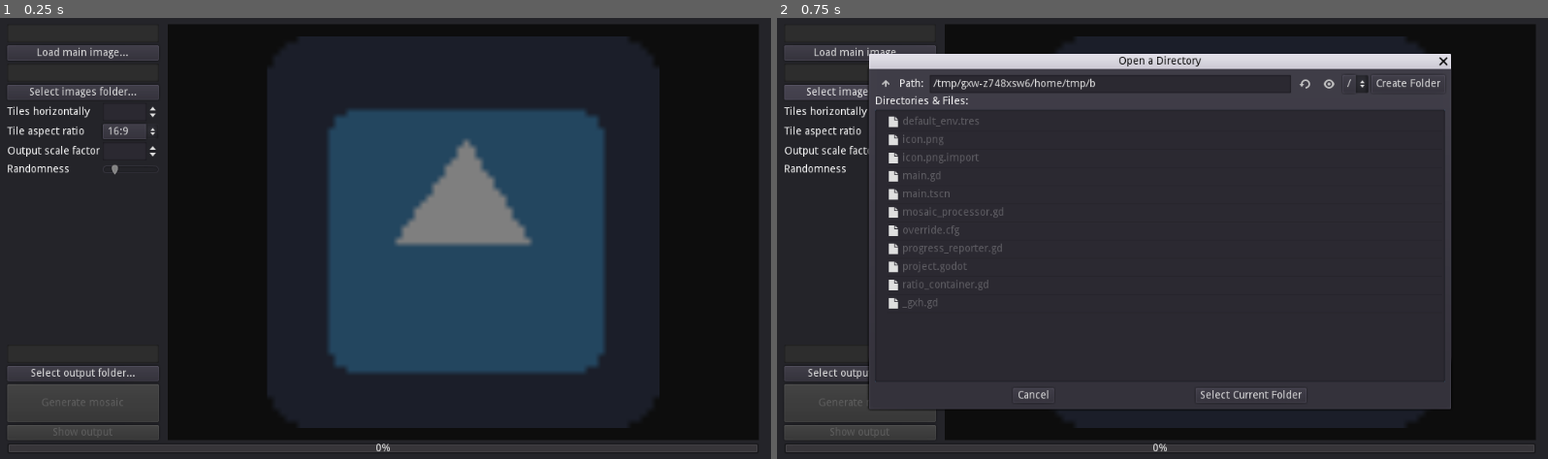
Above: before the commit, frames 1-2 (left to right).
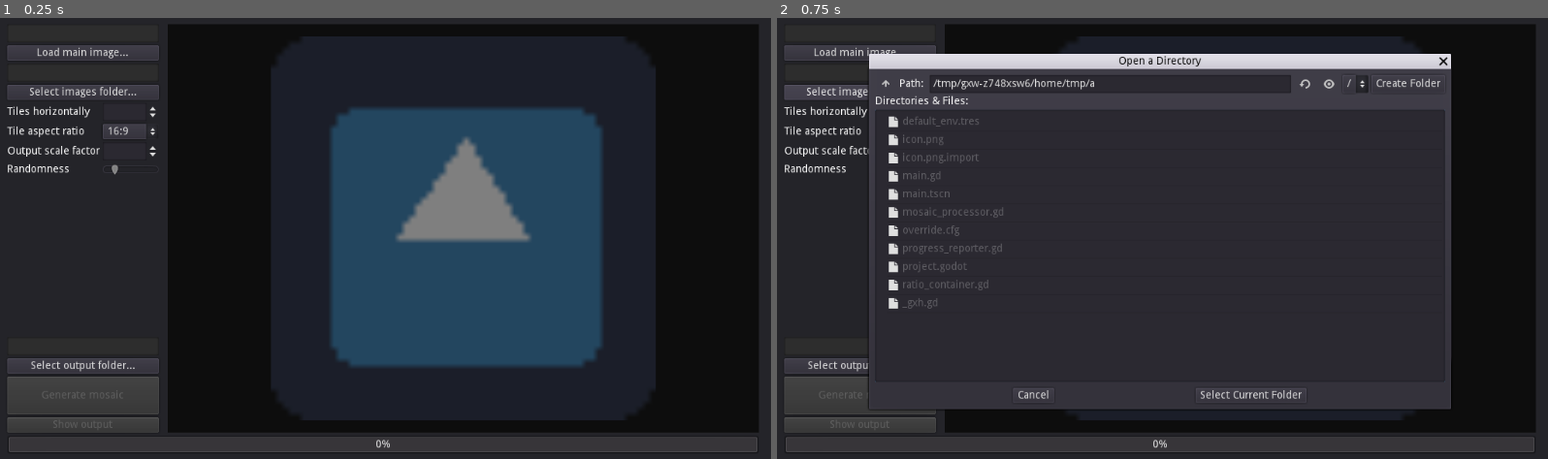
Above: after the commit, the same moments.

Repository: Zylann/mosaic
Game: Godot game, scene res://main.tscn
The game is run twice, just before and just after one commit, with the same random seed, the same clock (stepped at 60 frames per second) and the same inputs. The engine's default icon, where the game draws it, is replaced by a stand-in: a white triangle on a blue panel in a dark square.
Inputs:
- Up to frame 1 (0.25 s): no input
- Up to frame 2 (0.75 s): click "Select images folder..." at 0.5 s

The runs differ from the first frame. In frame 1, 5.1% of the frame differs, in the area x 0-99%, y 11-99%; in frame 2, 3.1%.

Commit message:
Moved mosaic processing to a thread and show progress

Diff:
--- a/main.gd
+++ b/main.gd
@@ -15,6 +15,7 @@
 onready var _show_output_button = _properties_container.get_node("ShowOutputButton")
 onready var _preview_texture = get_node("VBoxContainer/HSplitContainer/Preview/CenterContainer/TextureRect")
 onready var _preview_overlay = _preview_texture.get_node("Overlay")
+onready var _progress_bar = get_node("VBoxContainer/ProgressBar")
 
 onready var _image_dialog = get_node("ImageDialog")
 onready var _folder_dialog = get_node("FolderDialog")
@@ -24,6 +25,7 @@
 var _mosaic_images_paths = []
 var _main_image_size_cache = Vector2()
 var _adjusted_sizes_cache = null
+var _thread = null
 
 var _ratios = [
 	[16, 9],
@@ -41,6 +43,7 @@
 	_update_show_output_button()
 	_update_preview()
 	_preview_overlay.connect("draw", self, "_on_PreviewOverlay_draw")
+	_mosaic_processor.get_progress_reporter().connect("progress_reported", self, "_on_MosaicProcessor_progress_reported")
 
 
 func _on_MainImageButton_pressed():
@@ -146,21 +149,46 @@
 
 func _on_GenerateButton_pressed():
 
-	var model_image_path = _main_image_control.text.strip_edges()
-	var tiles_x = _tiles_x_control.value
-	var tile_ratio = get_selected_ratio()
-	var upscale = _upscale_control.value
-	var output_path = _output_path_control.text.strip_edges()
-	var randomness = _randomness_control.value
-
+	if _thread != null and _thread.is_active():
+		print("Thread already running")
+		return
+
+	var params = {
+		model_image_path = _main_image_control.text.strip_edges(),
+		mosaic_images_paths = _mosaic_images_paths,
+		tiles_x = _tiles_x_control.value,
+		tile_ratio = get_selected_ratio(),
+		upscale = _upscale_control.value,
+		output_path = _output_path_control.text.strip_edges(),
+		randomness = _randomness_control.value
+	}
+
+	_thread = Thread.new()
+	_thread.start(self, "_compute_mosaic_thread_func", params)
+
+
+func _compute_mosaic_thread_func(params):
+	print("Running the thing")
 	_mosaic_processor.compute_mosaic( \
-		model_image_path, \
-		_mosaic_images_paths, \
-		output_path, \
-		tiles_x, \
-		tile_ratio, \
-		upscale, \
-		randomness)
+		params.model_image_path, \
+		params.mosaic_images_paths, \
+		params.output_path, \
+		params.tiles_x, \
+		params.tile_ratio, \
+		params.upscale, \
+		params.randomness)
+	print("Finished the thing")
+	call_deferred("_thread_finished")
+
+
+# Had to do this extra bit, because `Thread.is_active()` reports true
+# even when the function has finished executing...
+func _thread_finished():
+	_thread.wait_to_finish()
+
+
+func _on_MosaicProcessor_progress_reported(percent, text):
+	_progress_bar.value = percent
 
 
 func _on_ShowOutputButton_pressed():
--- a/main.tscn
+++ b/main.tscn
@@ -40,7 +40,7 @@
 anchor_right = 0.0
 anchor_bottom = 0.0
 margin_right = 992.0
-margin_bottom = 550.0
+margin_bottom = 540.0
 rect_pivot_offset = Vector2( 0, 0 )
 rect_clip_content = false
 mouse_filter = 0
@@ -57,7 +57,7 @@
 anchor_right = 0.0
 anchor_bottom = 0.0
 margin_right = 200.0
-margin_bottom = 550.0
+margin_bottom = 540.0
 rect_pivot_offset = Vector2( 0, 0 )
 rect_clip_content = false
 mouse_filter = 1
@@ -372,7 +372,7 @@
 anchor_bottom = 0.0
 margin_top = 204.0
 margin_right = 200.0
-margin_bottom = 420.0
+margin_bottom = 410.0
 rect_pivot_offset = Vector2( 0, 0 )
 rect_clip_content = false
 mouse_filter = 0
@@ -385,9 +385,9 @@
 anchor_top = 0.0
 anchor_right = 0.0
 anchor_bottom = 0.0
-margin_top = 424.0
-margin_right = 200.0
-margin_bottom = 448.0
+margin_top = 414.0
+margin_right = 200.0
+margin_bottom = 438.0
 rect_pivot_offset = Vector2( 0, 0 )
 rect_clip_content = false
 focus_mode = 2
@@ -410,9 +410,9 @@
 anchor_top = 0.0
 anchor_right = 0.0
 anchor_bottom = 0.0
-margin_top = 452.0
-margin_right = 200.0
-margin_bottom = 472.0
+margin_top = 442.0
+margin_right = 200.0
+margin_bottom = 462.0
 rect_pivot_offset = Vector2( 0, 0 )
 rect_clip_content = false
 focus_mode = 2
@@ -433,9 +433,9 @@
 anchor_top = 0.0
 anchor_right = 0.0
 anchor_bottom = 0.0
-margin_top = 476.0
-margin_right = 200.0
-margin_bottom = 526.0
+margin_top = 466.0
+margin_right = 200.0
+margin_bottom = 516.0
 rect_min_size = Vector2( 0, 50 )
 rect_pivot_offset = Vector2( 0, 0 )
 rect_clip_content = false
@@ -457,9 +457,9 @@
 anchor_top = 0.0
 anchor_right = 0.0
 anchor_bottom = 0.0
-margin_top = 530.0
-margin_right = 200.0
-margin_bottom = 550.0
+margin_top = 520.0
+margin_right = 200.0
+margin_bottom = 540.0
 rect_pivot_offset = Vector2( 0, 0 )
 rect_clip_content = false
 focus_mode = 2
@@ -482,7 +482,7 @@
 anchor_bottom = 0.0
 margin_left = 212.0
 margin_right = 992.0
-margin_bottom = 550.0
+margin_bottom = 540.0
 rect_pivot_offset = Vector2( 0, 0 )
 rect_clip_content = true
 mouse_filter = 0
@@ -546,9 +546,10 @@
 anchor_top = 0.0
 anchor_right = 0.0
 anchor_bottom = 0.0
-margin_top = 554.0
+margin_top = 544.0
 margin_right = 992.0
 margin_bottom = 568.0
+rect_min_size = Vector2( 0, 24 )
 rect_pivot_offset = Vector2( 0, 0 )
 rect_clip_content = false
 mouse_filter = 0
--- a/mosaic_processor.gd
+++ b/mosaic_processor.gd
@@ -30,6 +30,10 @@
 		{"name": "Composing", "weight": 8},
 		{"name": "Saving", "weight": 2}
 	])
+
+
+func get_progress_reporter():
+	return _progress_reporter
 
 
 func get_adjusted_sizes(model_width, model_height, tiles_x, tile_ratio, scale_factor):
--- a/progress_reporter.gd
+++ b/progress_reporter.gd
@@ -1,3 +1,8 @@
+
+# Helper to report progress for long-running operations.
+# Note: this object is not thread-safe, except for the `progress_reported` signal.
+
+signal progress_reported(percent, text, finished)
 
 var _progress_config = []
 var _current_stage = 0
@@ -16,8 +21,14 @@
 
 
 func _report(p, text):
+	#print("Thread progress: ", p, ", ", text)
+	call_deferred("_main_thread_report", p, text)
+
+
+func _main_thread_report(p, text):
 	var pc = int(100.0 * p)
 	print("[", str(pc).pad_zeros(2), "%] ", text)
+	emit_signal("progress_reported", pc, text)
 
 
 func finished():
